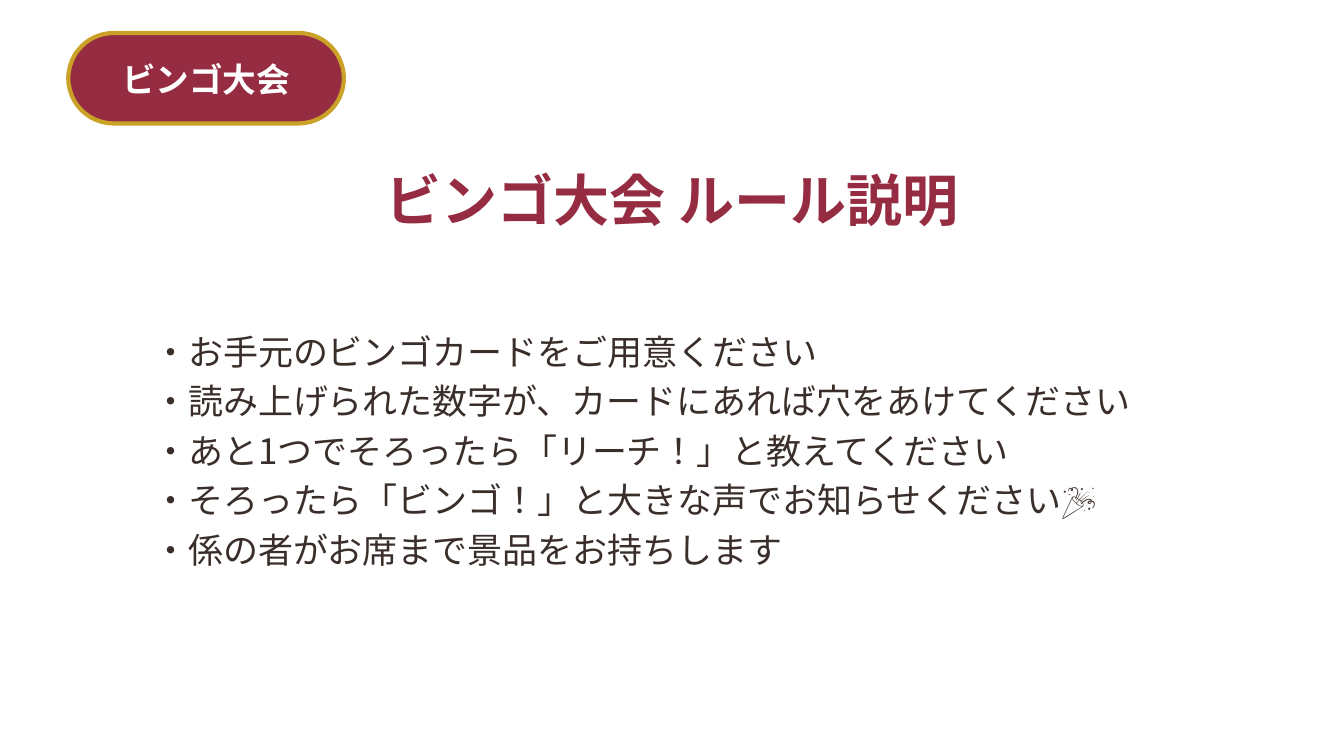
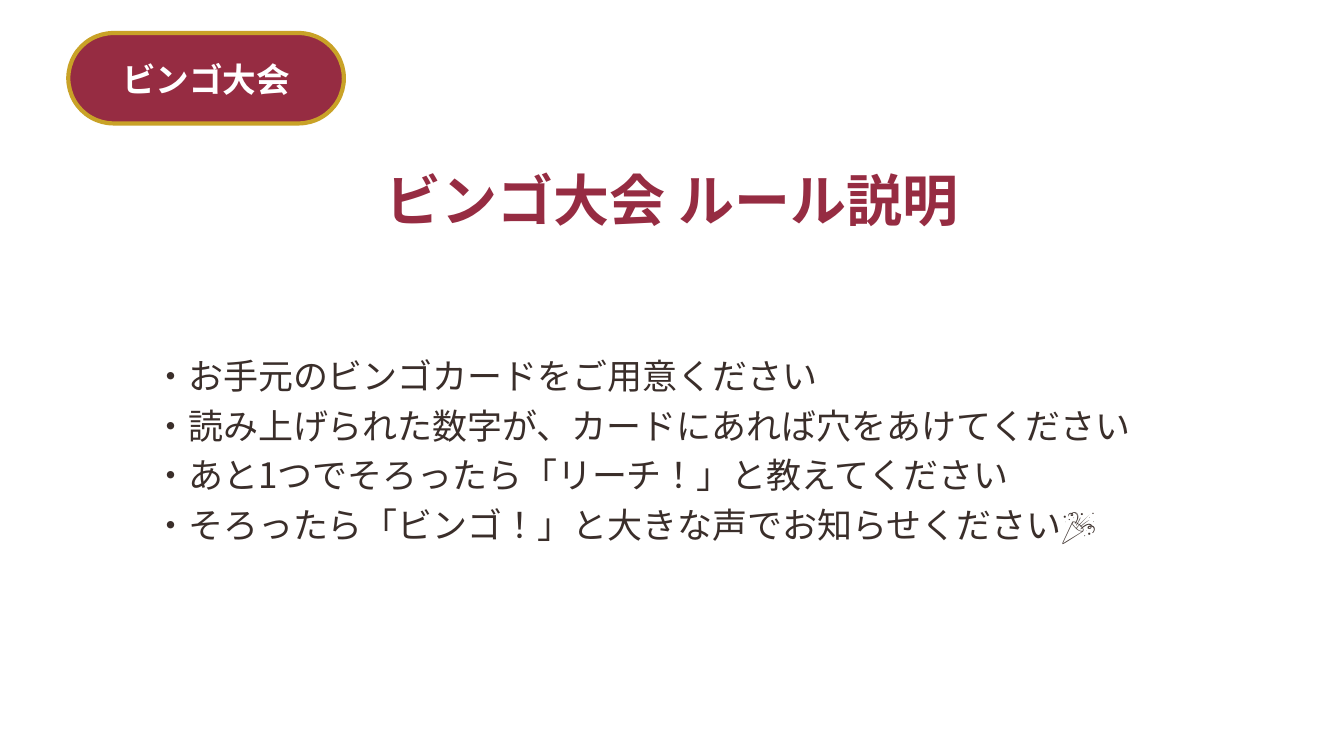
Before and after one commit to st01ohn03-coder/simple-alarm, a slide deck: slide 23 of wedding-deck/build/結婚式_マルバツクイズ＆ビンゴ.pptx. Drawn at 1344x756 pixels with LibreOffice and Linux fonts; fonts in the diff are those of the drawing; background and template pictures are left out. Boxes give left, top, right and bottom in pixels: in the first picture for what was removed or moved away, otherwise in the second. Text is boxed around its words. In the diff, an @@ line names an element or a change of style, - is before the commit and + after.

```diff
--- a/wedding-deck/build/結婚式_マルバツクイズ＆ビンゴ.pptx
+++ b/wedding-deck/build/結婚式_マルバツクイズ＆ビンゴ.pptx
@@ text at bbox=[153, 533, 782, 566]: paragraph removed @@
-・係の者がお席まで景品をお持ちします
```
Also in this commit, not shown: 10 other slides changed, 1 slide added, 3 slides removed, 16 other files.
